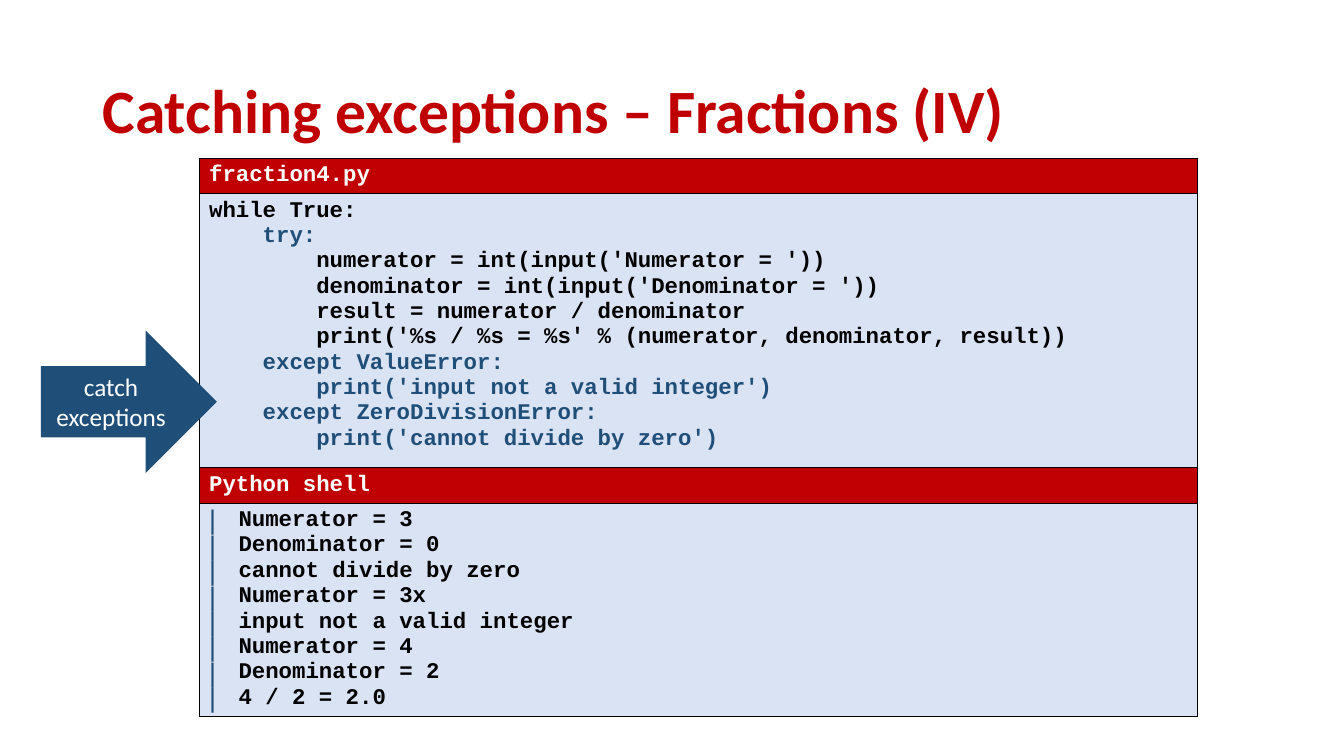
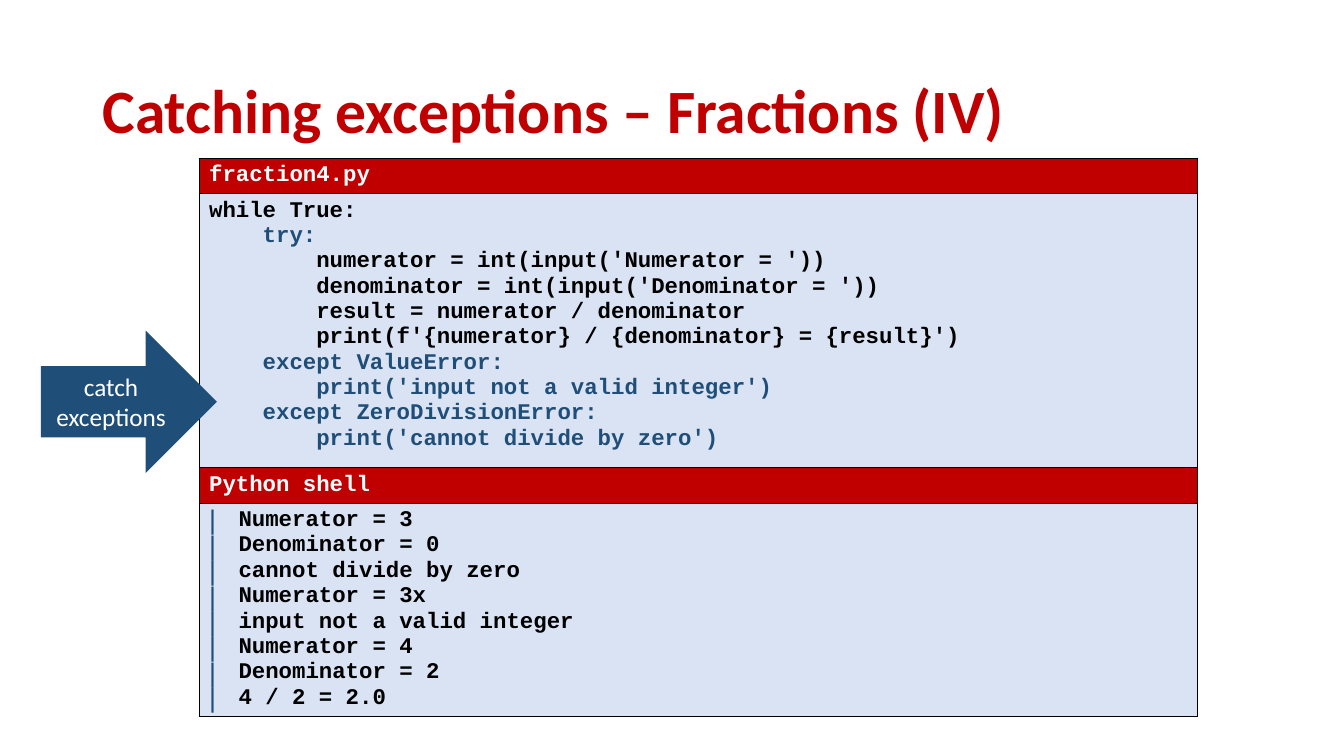
Before and after one commit to gsbrodal/gsbrodal.github.io, a slide deck: slide 9 of ipsa/slides/exceptions.pptx. Drawn at 1344x756 pixels with LibreOffice and Linux fonts; fonts in the diff are those of the drawing. Boxes give left, top, right and bottom in pixels: in the first picture for what was removed or moved away, otherwise in the second. Text is boxed around its words. In the diff, an @@ line names an element or a change of style, - is before the commit and + after.

```diff
--- a/ipsa/slides/exceptions.pptx
+++ b/ipsa/slides/exceptions.pptx
@@ table at (199, 158, 1197, 736) @@
-row 2, column 1: while True: / try: / numerator = int(input('Numerator = ')) / denominator = int(input('Denominator = ')) / result = numerator / denominator / print('%s / %s = %s' % (numerator, denominator, result)) / except ValueError: / print('input not a valid integer') / except ZeroDivisionError: / print('cannot divide by zero')
+row 2, column 1: while True: / try: / numerator = int(input('Numerator = ')) / denominator = int(input('Denominator = ')) / result = numerator / denominator / print(f'{numerator} / {denominator} = {result}') / except ValueError: / print('input not a valid integer') / except ZeroDivisionError: / print('cannot divide by zero')
```
Also in this commit, not shown: 12 other slides changed, 12 other files.
